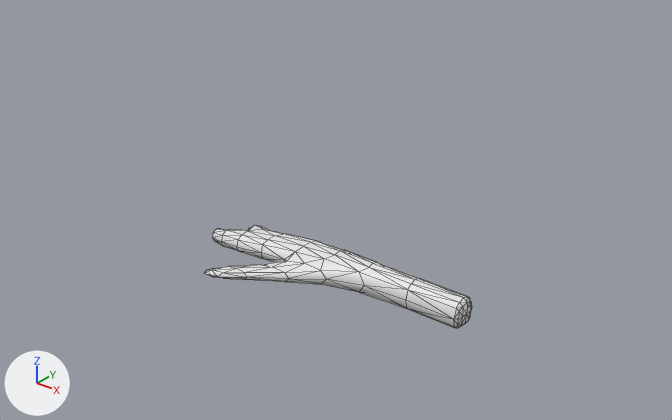
An edit to the FBX model Assets/Models/stick.fbx, drawn before and after from the same camera.
Both versions are drawn from a 50 mm lens placed at (2.095, -2.42, 1.33), pointed at (0.706, -0.684, 0.254). Lighting does not change. The marker at lower left points along +X, +Y and +Z. Mesh edges are drawn as thin lines. Materials are left out; every surface is plain grey. Where no turn or scale is listed for an object, it has been applied to the vertices.

In view in the first picture: 'stick'.
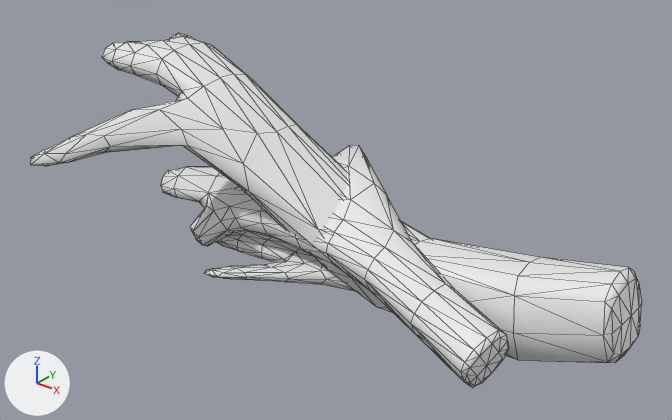
The newer file is also rescaled (x1.423), turned or shifted as a whole; pictures and numbers use the older file's frame.

Location of each change, (x1, y1, x2, y2) in pixels of the pictures (672 x 420 px):
'stick3', added
    after: (30, 33, 642, 363)
'stick4', added
    after: (161, 145, 509, 387)
'stick', unchanged, covered by the edit
    before: (204, 225, 472, 328)
    after: (204, 231, 355, 291)

The edits, one by one:
Mesh me_mesh_002 is new.
It has 166 vertices, 328 faces and spans x -0.72..0.522, y -0.272..0.578, z -0.016..0.268.
Mesh me_mesh_001 is new.
It has 218 vertices, 420 faces and spans x -0.89..0.74, y -0.6..0.14, z 0.03..0.61.
Object 'stick4' (ob_stick4) is new; it shows me_mesh_002.
Its location is (0.779, -0.661, 0.06).
Object 'stick3' (ob_stick3) is new; it shows me_mesh_001.
Its location is (0.776, -0.653, -0.031).
